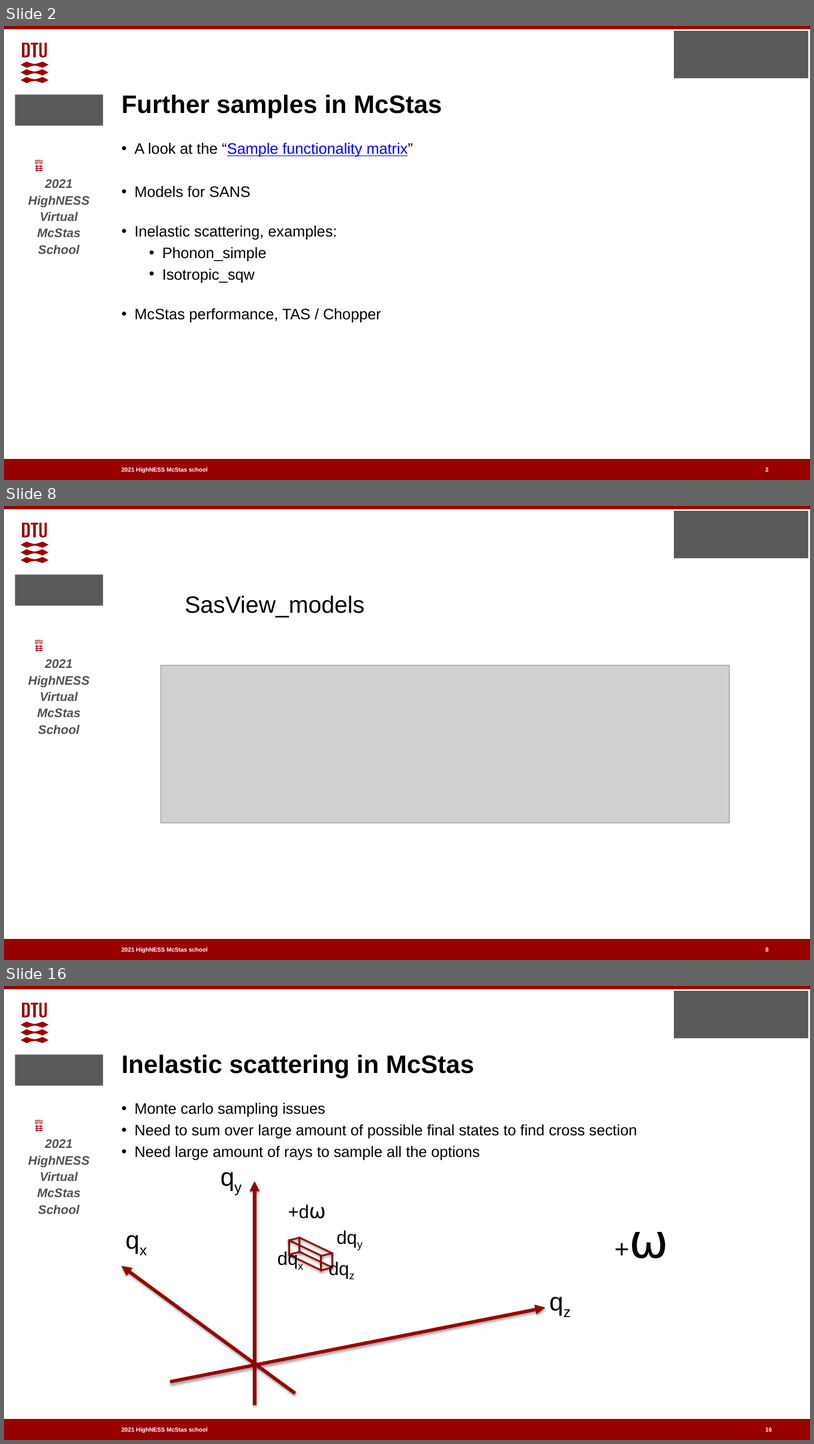
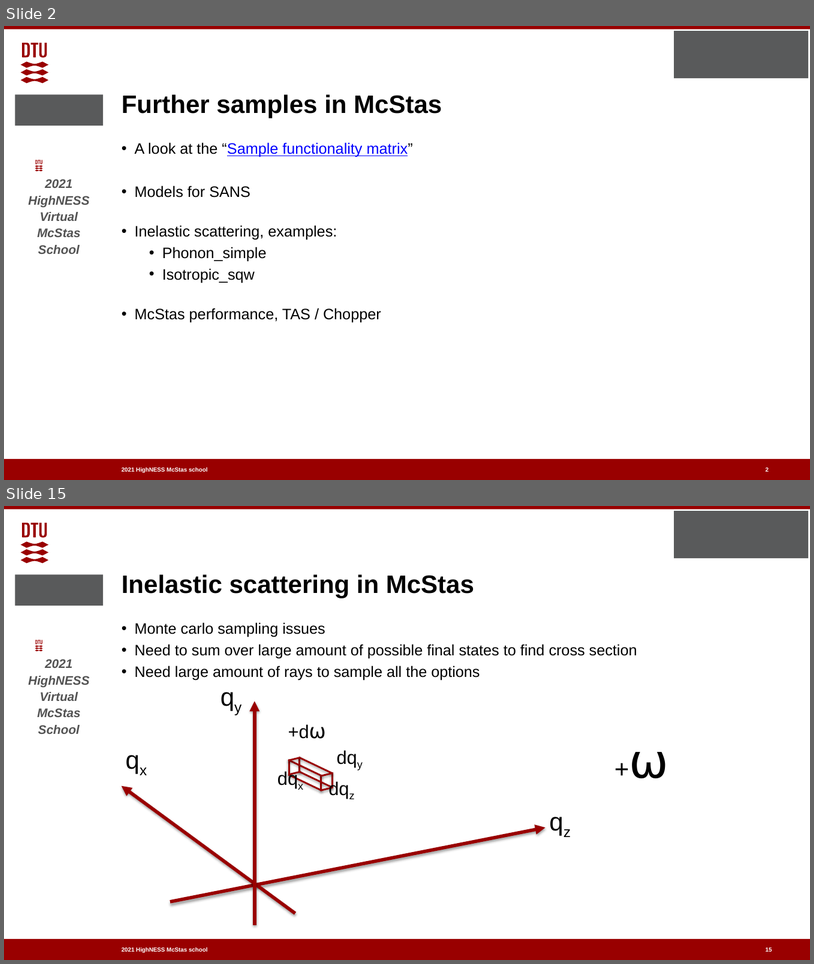
Before and after one commit to McStasMcXtrace/Schools, a slide deck: ESS_May_2021/Thursday_May_6th/2_Samples_II/More_samples.pptx. Shown one above the other, each under a label of ours: slides 2, 8 and 16 before the commit, slides 2 and 15 after it; the slides between them are not shown. The pictures are 814x1444 and 814x964 pixels, drawn with LibreOffice and Linux fonts; fonts in the diff are those of the drawing; grey boxes stand for pictures; background and template pictures are left out. Boxes give left, top, right and bottom in pixels: in the first picture for what was removed or moved away, otherwise in the second. Text is boxed around its words. In the diff, an @@ line names an element or a change of style, - is before the commit and + after.

```diff
--- a/ESS_May_2021/Thursday_May_6th/2_Samples_II/More_samples.pptx
+++ b/ESS_May_2021/Thursday_May_6th/2_Samples_II/More_samples.pptx
@@ slide 8 removed at (x1=4, y1=506, x2=810, y2=960), background #FFFFFF; not listed: 8 template elements that a slide beside it also shows @@
@@ text removed at (x1=185, y1=595, x2=365, y2=618) @@
-SasView_models
@@ picture removed at (x1=161, y1=665, x2=730, y2=823) @@
@@ page number removed at (x1=766, y1=948, x2=769, y2=954) @@
-8
@@ what was slide 16 is now slide 15 @@
```
Also in this commit, not shown: 8 slides changed, 6 slides added, 6 other slides removed, 2 other files.
